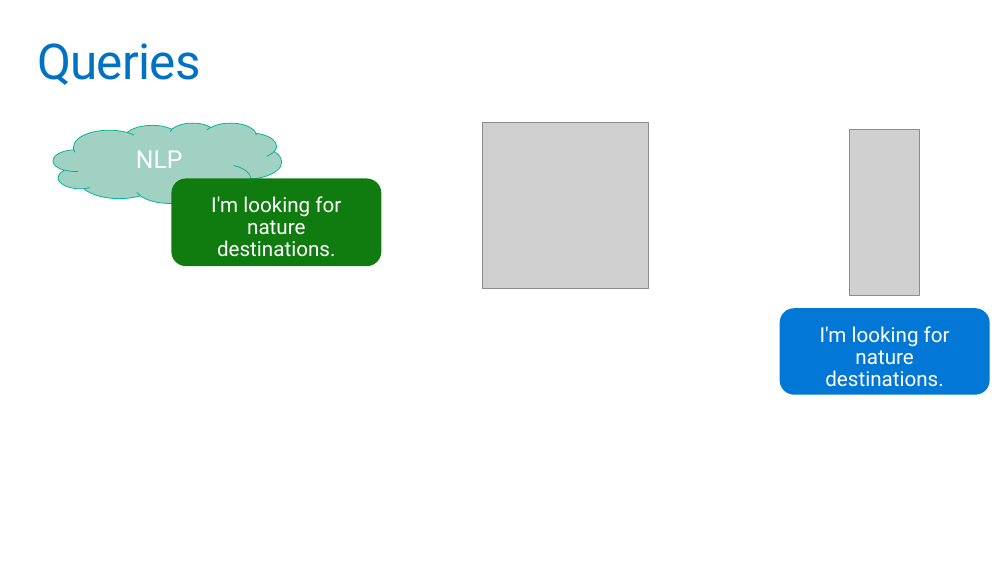
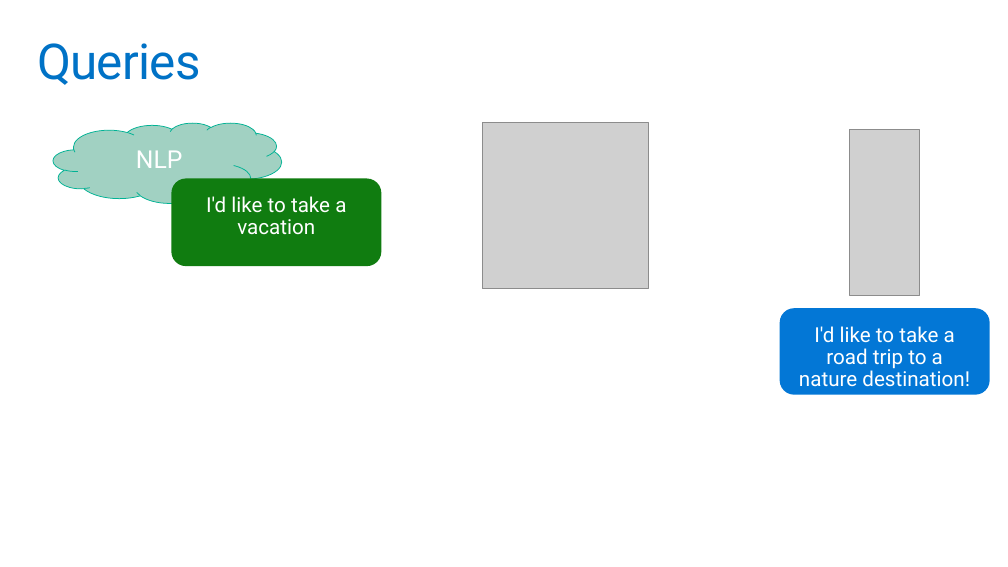
Before and after one commit to GeekTrainer/help-desk-bot-lab, a slide deck: slide 5 of Slides/4 - Knowledge base and Azure Search.pptx (slide 3 before the commit). Drawn at 1008x567 pixels with LibreOffice and Linux fonts; fonts in the diff are those of the drawing; grey boxes stand for pictures; background and template pictures are left out. Boxes give left, top, right and bottom in pixels: in the first picture for what was removed or moved away, otherwise in the second. Text is boxed around its words. In the diff, an @@ line names an element or a change of style, - is before the commit and + after.

```diff
--- a/Slides/4 - Knowledge base and Azure Search.pptx
+++ b/Slides/4 - Knowledge base and Azure Search.pptx
@@ text in rounded rectangle at box(206, 196, 346, 234): text changed @@
-I'm looking for nature destinations.
+I'd like to take a vacation
@@ text in rounded rectangle at box(799, 326, 970, 387): text changed @@
-I'm looking for nature destinations.
+I'd like to take a road trip to a nature destination!
```
Also in this commit, not shown: 10 other slides changed, 9 slides added, 1 slide removed.
